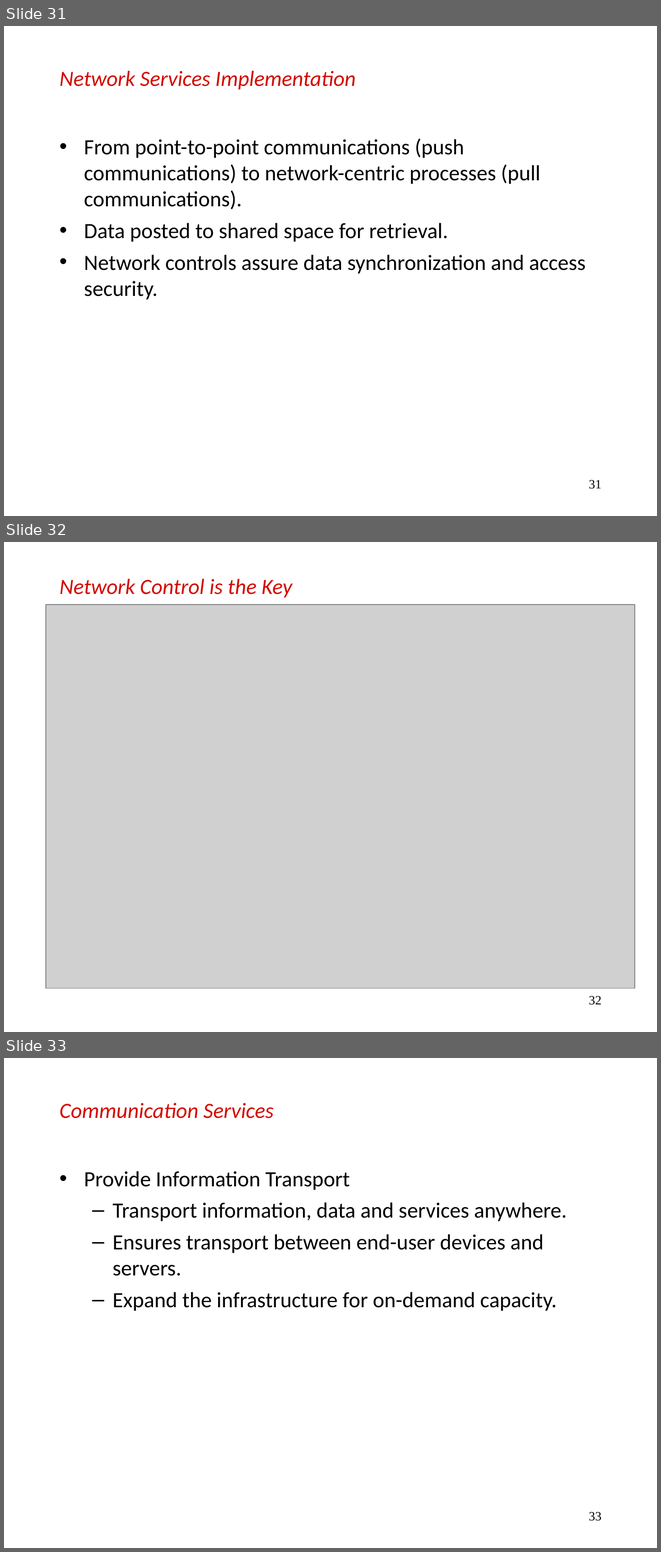
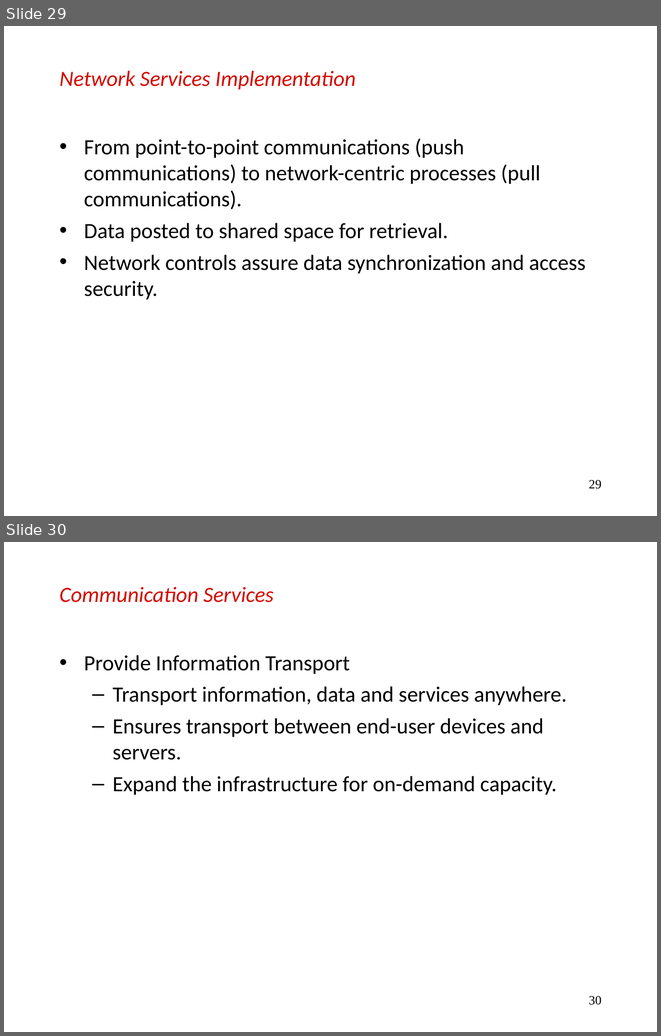
Before and after one commit to thangdinh95/ISDProject, a slide deck: Document/Presentation/web technologies service-oriented architecture.ppt. Shown one above the other, each under a label of ours: slides 31, 32 and 33 before the commit, slides 29 and 30 after it. The pictures are 661x1552 and 661x1036 pixels, drawn with LibreOffice and Linux fonts; fonts in the diff are those of the drawing; grey boxes stand for pictures. Boxes give left, top, right and bottom in pixels: in the first picture for what was removed or moved away, otherwise in the second. Text is boxed around its words. In the diff, an @@ line names an element or a change of style, - is before the commit and + after.

```diff
--- a/Document/Presentation/web technologies service-oriented architecture.ppt
+++ b/Document/Presentation/web technologies service-oriented architecture.ppt
@@ slide 32 removed at <box>4,542,657,1032</box>, background #FFFFFF @@
@@ title removed at <box>60,579,292,598</box> @@
-Network Control is the Key
@@ picture removed at <box>46,605,635,989</box> @@
@@ page number removed at <box>589,996,601,1005</box> @@
-32
@@ what was slide 31 is now slide 29 @@
@@ page number at <box>589,480,601,489</box>: text changed @@
-31
+29
@@ what was slide 33 is now slide 30 @@
@@ page number at <box>589,996,601,1005</box>: text changed @@
-33
+30
```
Also in this commit, not shown: 3 slides changed, 6 other slides removed.
